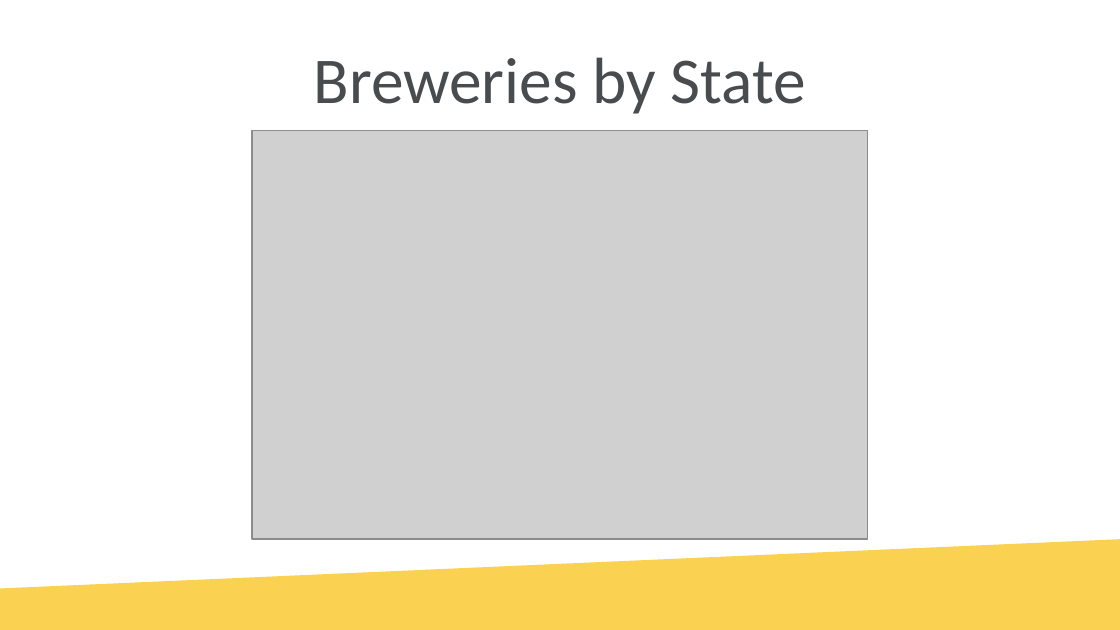
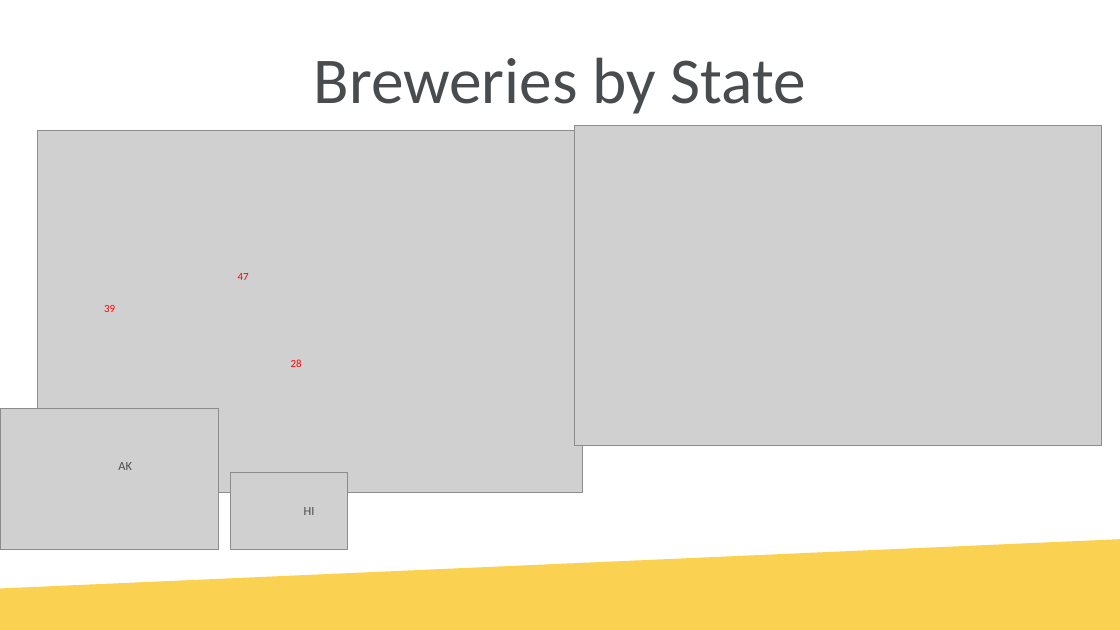
Before and after one commit to tschwebke/DDS6306-Group-Project-1, a slide deck: slide 6 of DS6306 Group Project 1.pptx. Drawn at 1120x630 pixels with LibreOffice and Linux fonts; fonts in the diff are those of the drawing; grey boxes stand for pictures; background and template pictures are left out. Boxes give left, top, right and bottom in pixels: in the first picture for what was removed or moved away, otherwise in the second. Text is boxed around its words. In the diff, an @@ line names an element or a change of style, - is before the commit and + after.

```diff
--- a/DS6306 Group Project 1.pptx
+++ b/DS6306 Group Project 1.pptx
@@ picture: place and size @@
-picture at [252, 130, 868, 539]
+picture at [37, 130, 582, 492]
@@ picture added at [575, 125, 1101, 446] @@
@@ text added at [238, 273, 249, 280], 7 pt, text #FF0000 @@
+47
@@ text added at [104, 305, 115, 312], 7 pt, text #FF0000 @@
+39
@@ text added at [291, 359, 302, 367], 7 pt, text #FF0000 @@
+28
@@ picture added at [0, 409, 218, 550] @@
@@ text added at [118, 462, 132, 470], 8 pt, text #494C4F @@
+AK
@@ picture added at [231, 473, 348, 550] @@
@@ text added at [304, 507, 315, 515], 8 pt, text #494C4F @@
+HI
```
Also in this commit, not shown: 2 other slides changed.
